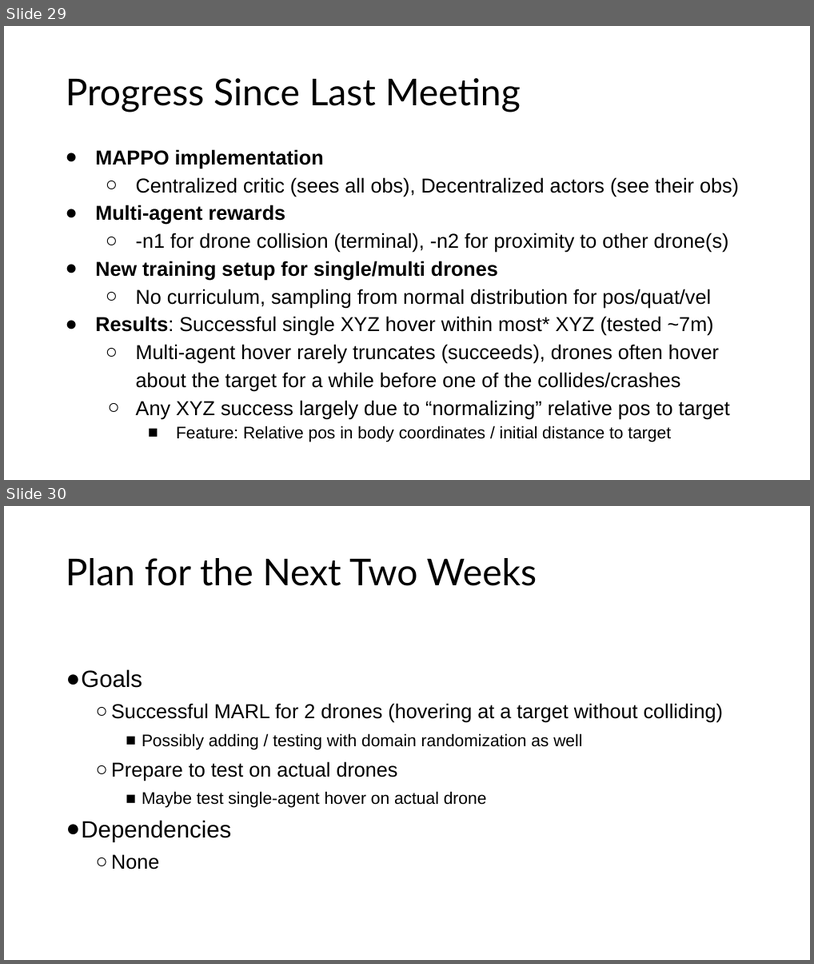
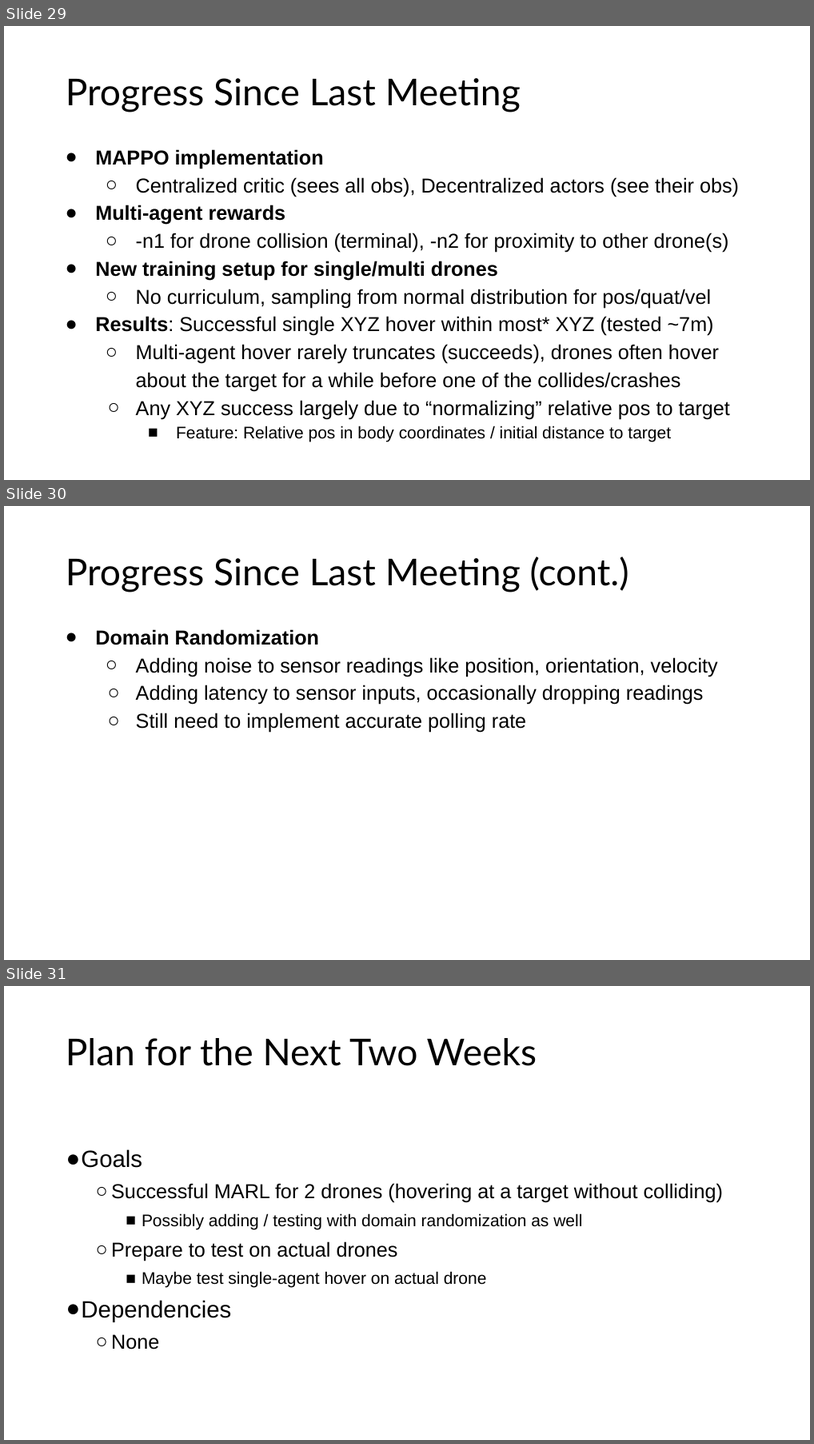
Before and after one commit to shazia-dewan/multi-agentCrazyflieLift, a slide deck: docs/MIRL LAB Honours Project Bi-Weekly Update.pptx. Shown one above the other, each under a label of ours: slides 29 and 30 before the commit, slides 29, 30 and 31 after it. The pictures are 814x964 and 814x1444 pixels, drawn with LibreOffice and Linux fonts; fonts in the diff are those of the drawing. Boxes give left, top, right and bottom in pixels: in the first picture for what was removed or moved away, otherwise in the second. Text is boxed around its words. In the diff, an @@ line names an element or a change of style, - is before the commit and + after.

```diff
--- a/docs/MIRL LAB Honours Project Bi-Weekly Update.pptx
+++ b/docs/MIRL LAB Honours Project Bi-Weekly Update.pptx
@@ slide 30 added at <box>4,506,810,960</box>, background #FFFFFF @@
@@ title added at <box>66,556,630,592</box>, 33 pt, text #000000 @@
+Progress Since Last Meeting (cont.)
@@ text added at <box>95,629,718,732</box>, 18 pt, text #000000 @@
+● Domain Randomization
+  ○ Adding noise to sensor readings like position, orientation, velocity
+  ○ Adding latency to sensor inputs, occasionally dropping readings
+  ○ Still need to implement accurate polling rate
@@ what was slide 30 is now slide 31 @@
```
Also in this commit, not shown: 8 other slides added, 1 other file.
